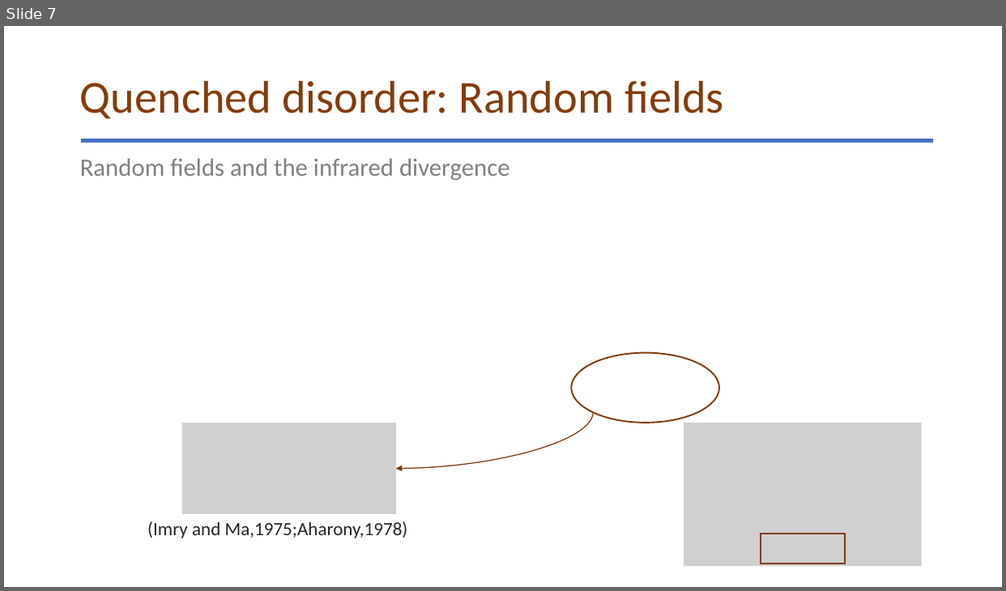
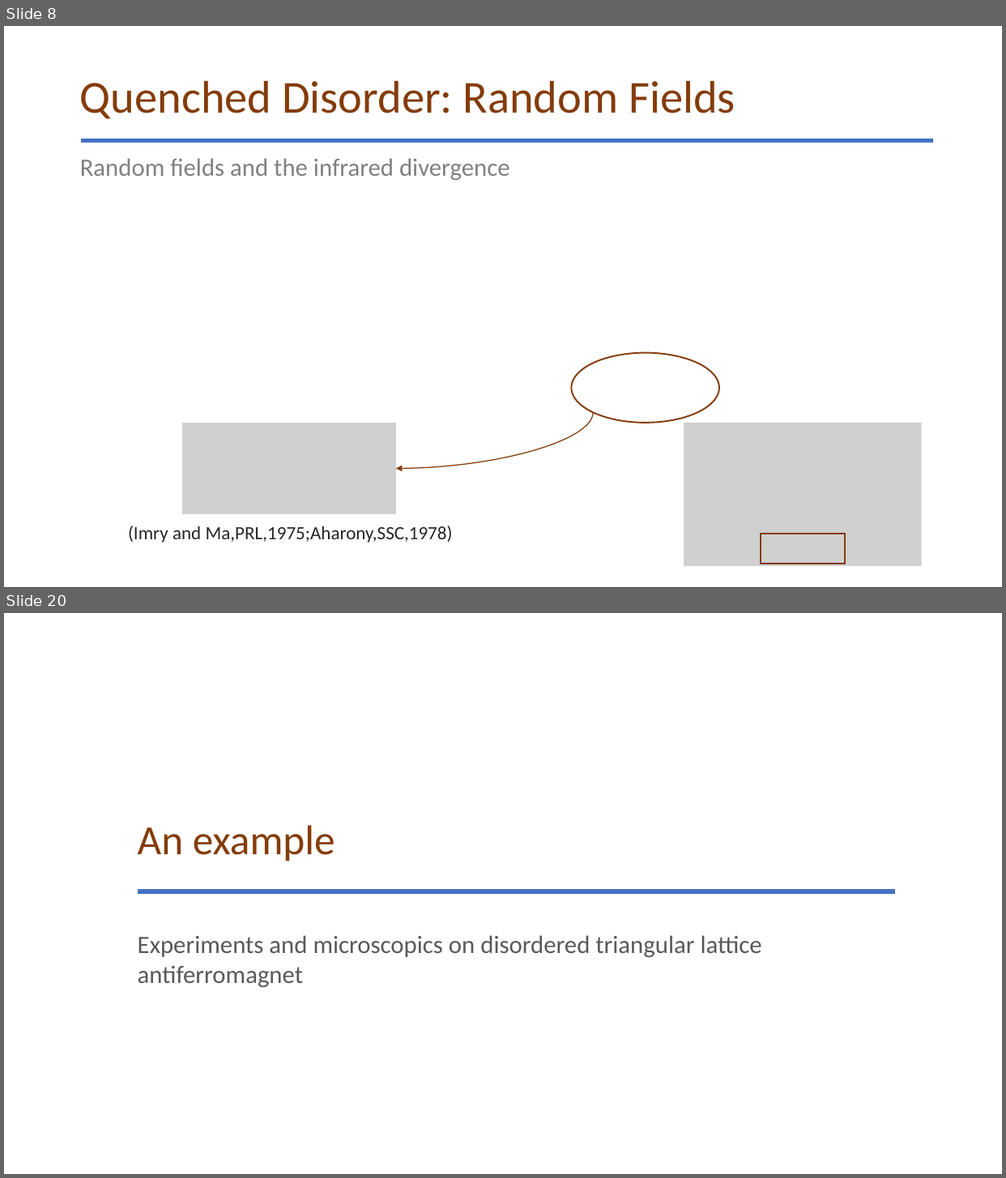
Before and after one commit to glacieant/disordered_triangular_swt, a slide deck: talk/disordered_non-collinear_magnet.pptx. Shown one above the other, each under a label of ours: slide 7 before the commit, slides 8 and 20 after it; the slides between them are not shown. The pictures are 1006x591 and 1006x1178 pixels, drawn with LibreOffice and Linux fonts; fonts in the diff are those of the drawing; grey boxes stand for pictures. Boxes give left, top, right and bottom in pixels: in the first picture for what was removed or moved away, otherwise in the second. Text is boxed around its words. In the diff, an @@ line names an element or a change of style, - is before the commit and + after.

```diff
--- a/talk/disordered_non-collinear_magnet.pptx
+++ b/talk/disordered_non-collinear_magnet.pptx
@@ slide 20 added at [4,613,1002,1174], background #FFFFFF @@
@@ title added at [138,825,335,862], 40 pt, text #843C0B @@
+An example
@@ line added from (138, 892) to (896, 892), #4472C4 4.5 pt @@
@@ subtitle added at [138,935,762,988], 24 pt, text #595959 @@
+Experiments and microscopics on disordered triangular lattice antiferromagnet
@@ what was slide 7 is now slide 8 @@
@@ slide 8 changed as well @@
@@ title at [80,80,735,119]: text changed @@
-Quenched disorder: Random fields
+Quenched Disorder: Random Fields
@@ text at [128,526,453,543]: text changed @@
-(Imry and Ma,1975;Aharony,1978)
+(Imry and Ma,PRL,1975;Aharony,SSC,1978)
```
Also in this commit, not shown: 7 other slides changed, 11 other slides added, 13 other files.
